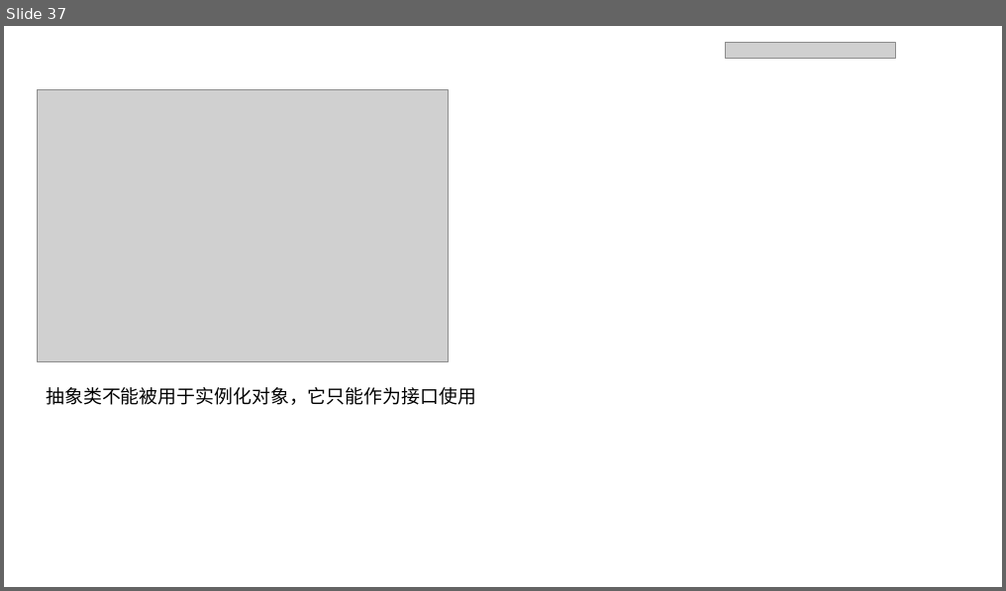
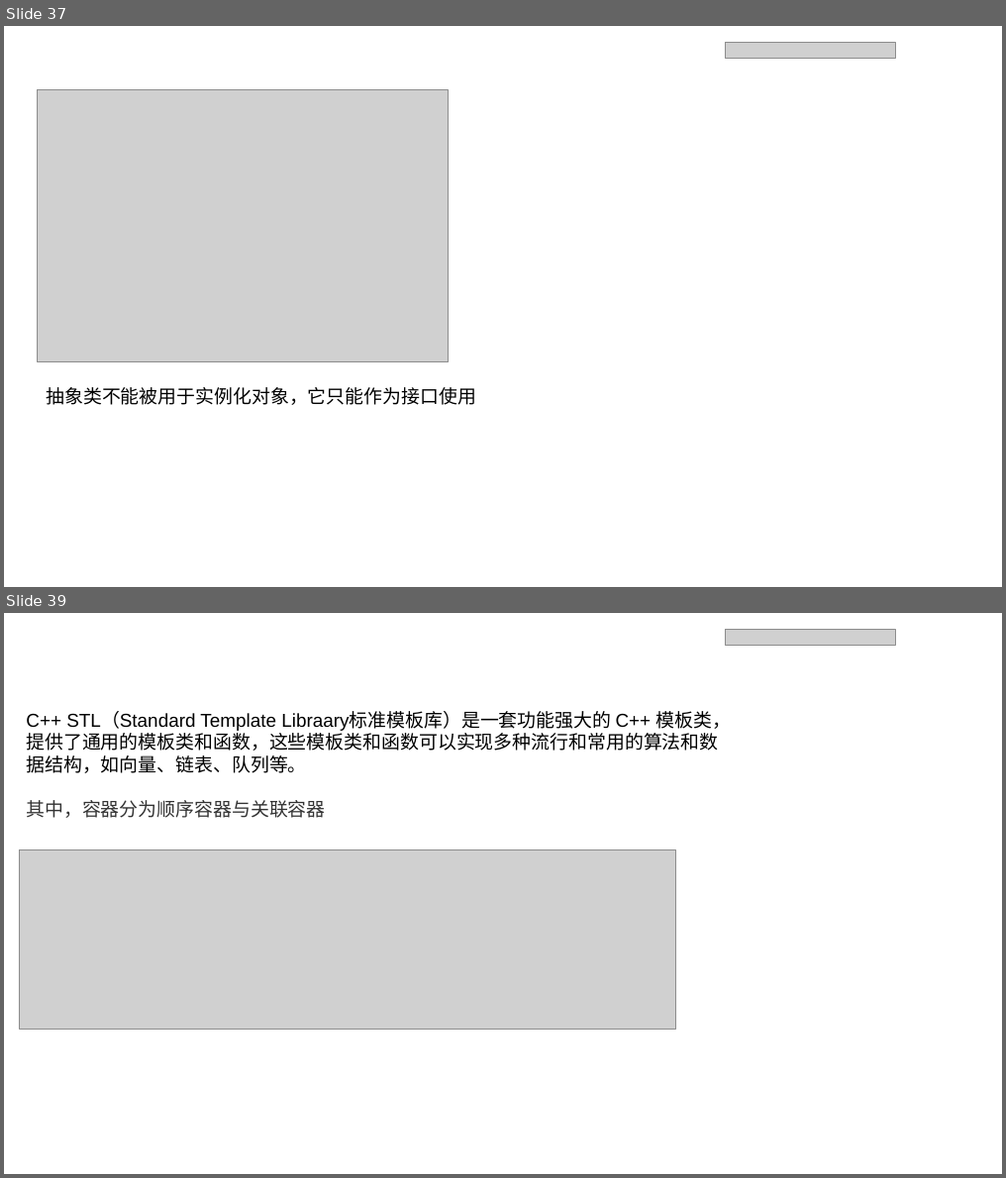
Before and after one commit to IIIcecream/CloudCPluasPlus, a slide deck: C++基础.pptx. Shown one above the other, each under a label of ours: slide 37 before the commit, slides 37 and 39 after it; the slides between them are not shown. The pictures are 1006x591 and 1006x1178 pixels, drawn with LibreOffice and Linux fonts; fonts in the diff are those of the drawing; grey boxes stand for pictures; background and template pictures are left out. Boxes give left, top, right and bottom in pixels: in the first picture for what was removed or moved away, otherwise in the second. Text is boxed around its words. In the diff, an @@ line names an element or a change of style, - is before the commit and + after.

```diff
--- a/C++基础.pptx
+++ b/C++基础.pptx
@@ slide 39 added at <box>4,613,1002,1174</box>, background picture (left out) @@
@@ text added at <box>19,627,311,657</box>, 18 pt, text #FFFFFF @@
+STL
@@ picture added at <box>726,629,896,646</box> @@
@@ text added at <box>896,615,1000,653</box>, 18 pt, text #FFFFFF @@
+· GTJ2018
@@ text added at <box>26,711,732,818</box>, 18 pt, text #000000 @@
+C++ STL（Standard Template Libraary标准模板库）是一套功能强大的 C++ 模板类，提供了通用的模板类和函数，这些模板类和函数可以实现多种流行和常用的算法和数据结构，如向量、链表、队列等。
+其中，容器分为顺序容器与关联容器
@@ picture added at <box>19,850,676,1029</box> @@
```
Also in this commit, not shown: 2 slides changed, 11 other slides added, 1 other file.
